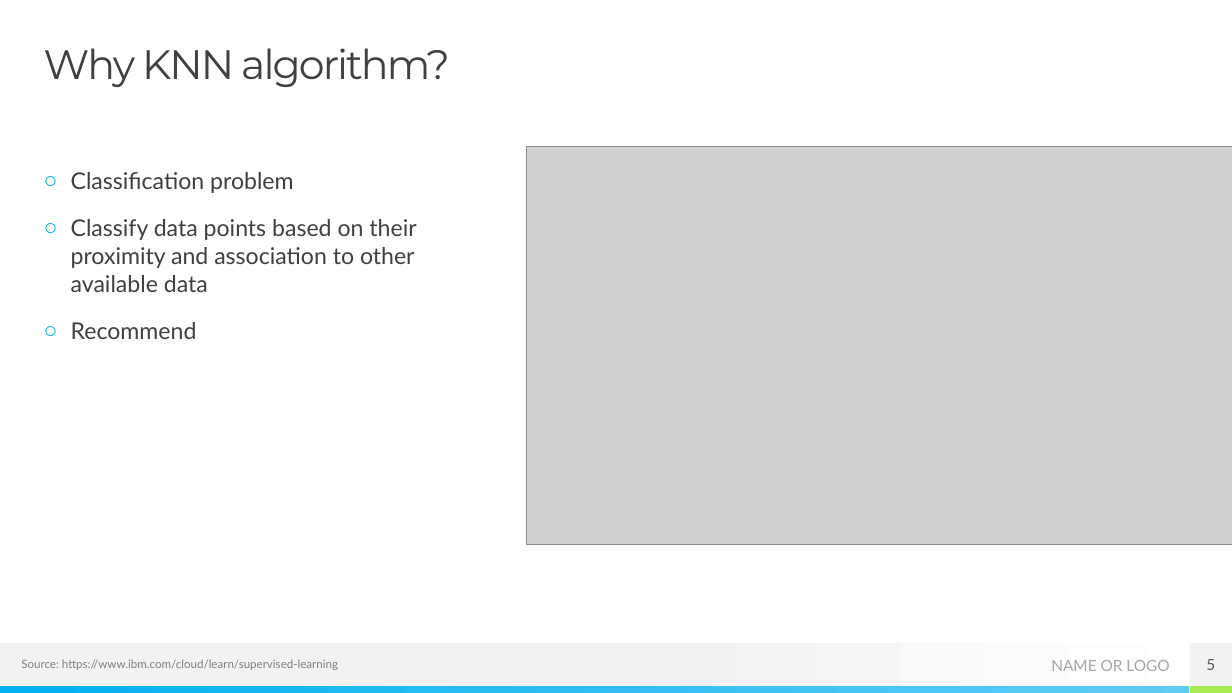
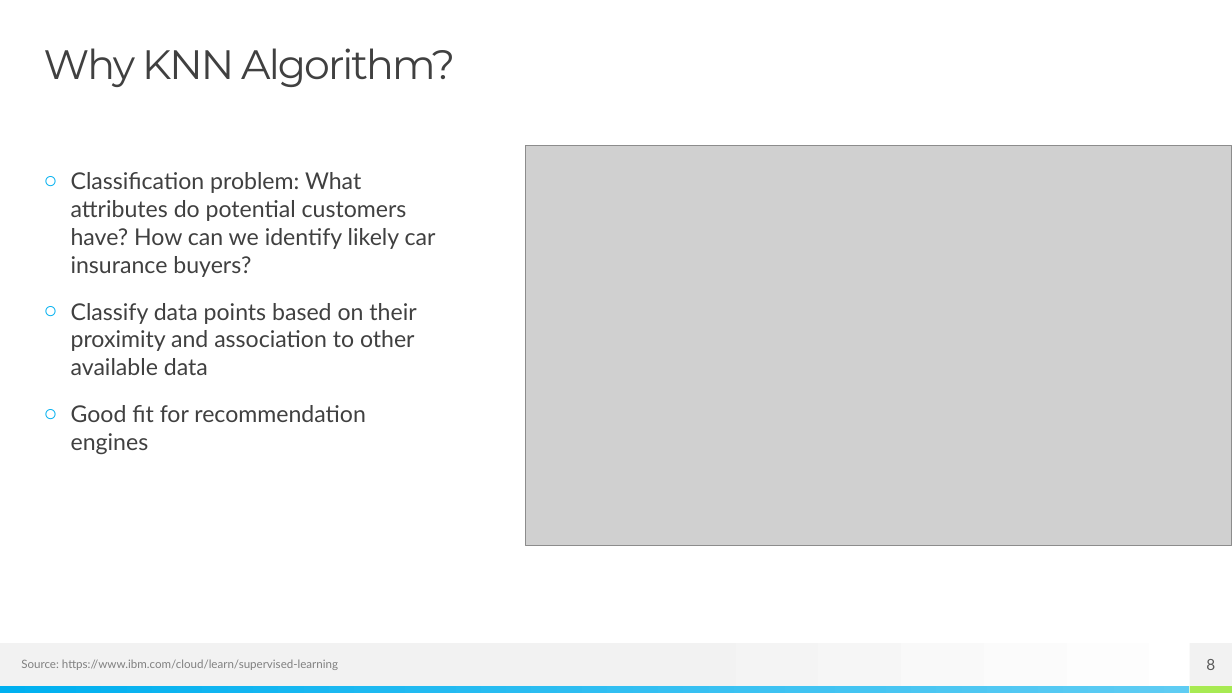
Before and after one commit to szerpa17/cross-sell-predictions, a slide deck: slide 8 of project-presentation.pptx (slide 5 before the commit). Drawn at 1232x693 pixels with LibreOffice and Linux fonts; fonts in the diff are those of the drawing; grey boxes stand for pictures; background and template pictures are left out. Boxes give left, top, right and bottom in pixels: in the first picture for what was removed or moved away, otherwise in the second. Text is boxed around its words. In the diff, an @@ line names an element or a change of style, - is before the commit and + after.

```diff
--- a/project-presentation.pptx
+++ b/project-presentation.pptx
@@ title at [44,48,455,87]: text changed @@
-Why KNN algorithm?
+Why KNN Algorithm?
@@ text at [71,172,436,277]: text changed @@
-○ Classification problem
+○ Classification problem: What attributes do potential customers have? How can we identify likely car insurance buyers?
@@ text at [71,405,366,422]: text changed @@
-○ Recommend
+○ Good fit for recommendation engines
@@ page number at [1206,659,1215,670]: text changed @@
-5
+8
@@ text removed at [1051,660,1169,671] @@
-NAME OR LOGO
```
Also in this commit, not shown: 4 other slides changed, 11 slides added, 18 slides removed.
